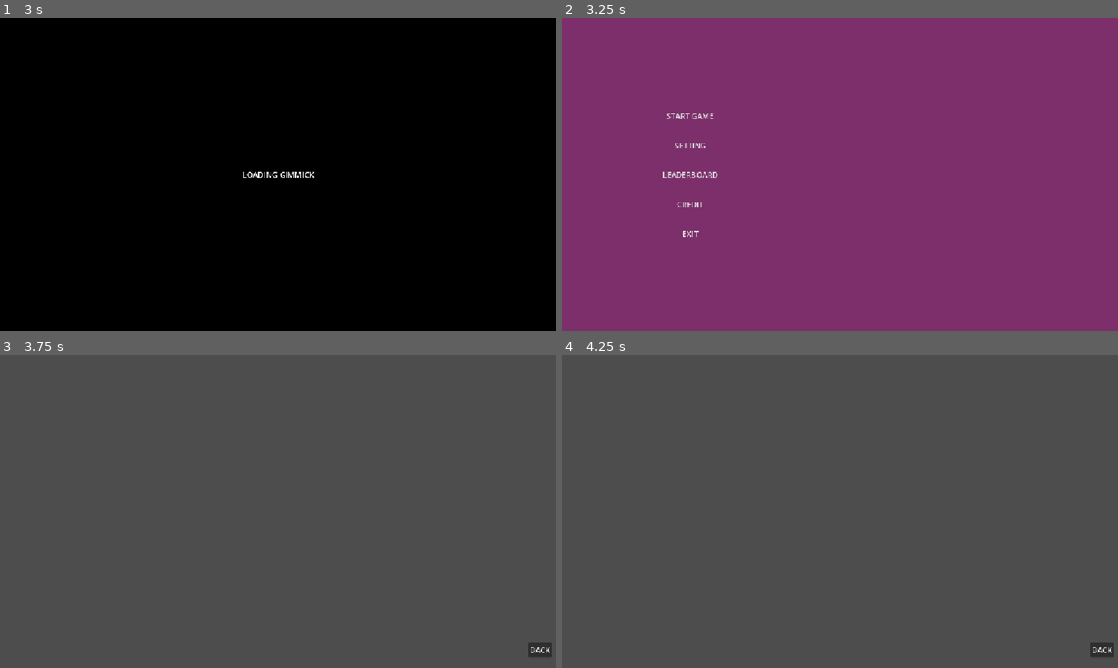
Above: before the commit, frames 1-4 (two rows, left to right).
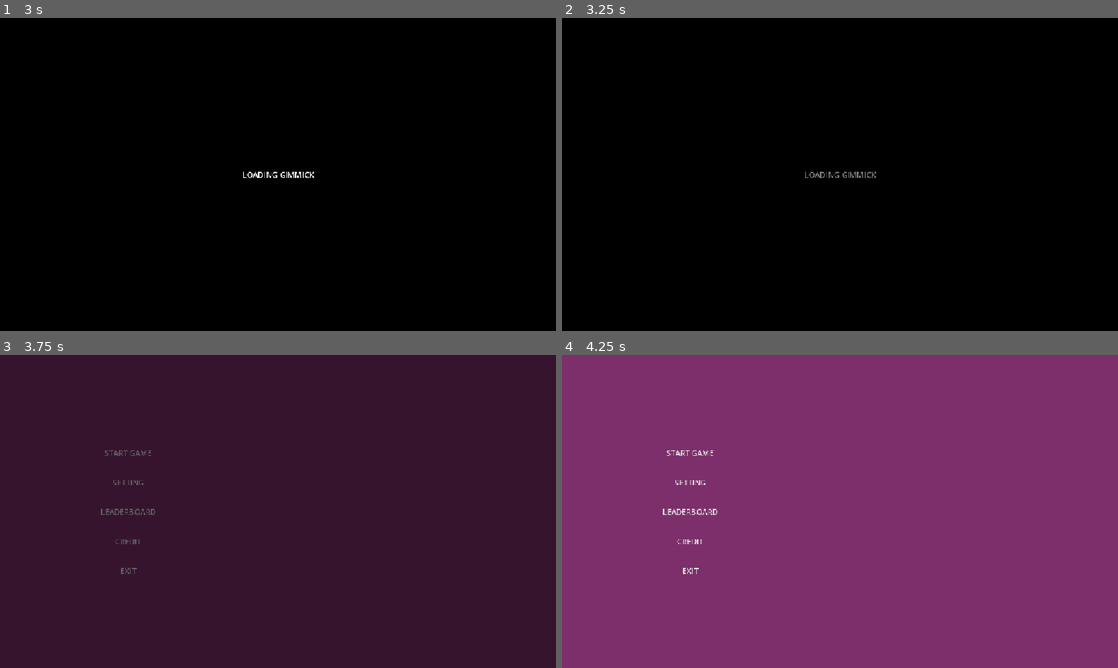
Above: after the commit, the same moments.

Repository: Askarrofi/uncrowned
Game: Godot game, scene res://Scenes/loading1.tscn
The game is run twice, just before and just after one commit, with the same random seed, the same clock (stepped at 60 frames per second) and the same inputs.
Inputs (mouse positions are in pixels of both pictures, inside the frame that each line leads up to):
- Up to frame 1 (3 s): tap Enter at 0.5, 2 s; move the mouse to (400, 158) at 0.52 s; hold Right (ui_right) 0.53-2.03 s; tap Q (Fire) at 0.6 s; tap W (up) at 0.77, 1.52 s; tap Space at 1.25, 2.75 s; move the mouse to (166, 190) at 1.27 s; tap Shift (dash) at 1.35 s; move the mouse to (333, 105) at 2.02 s; hold Left (ui_left) 2.03-2.78 s; click (333, 105) at 2.1 s; move the mouse to (250, 237) at 2.77 s; hold Right (ui_right) from 2.78 s (still down); right-click (250, 237) at 2.85 s
- Up to frame 2 (3.25 s): keep holding Right (ui_right); tap W (up) at 3.02 s
- Up to frame 3 (3.75 s): release Right (ui_right) at 3.5 s; click (127, 483) at 3.5 s, where only the run before the commit has a clickable "SETTING"
- Up to frame 4 (4.25 s): no input

Frame 1 is identical in both runs. In frame 2, 100% of the frame differs, in the area x 0-100%, y 0-100%; in frame 3, 100%; in frame 4, 100%.

Commit message:
Replace transition

Diff:
--- a/Scripts/loading_1.gd
+++ b/Scripts/loading_1.gd
@@ -2,4 +2,4 @@
 
 func _ready():
 	await get_tree().create_timer(3.0).timeout
-	SM.change_scene("res://Scenes/mainmenu.tscn")
+	FD.change_scene("res://Scenes/mainmenu.tscn")
--- a/Scripts/start.gd
+++ b/Scripts/start.gd
@@ -13,4 +13,4 @@
 	self.pressed.connect(_button_pressed)
 
 func _button_pressed():
-	SM.change_scene("res://Scenes/cutscene.tscn")
+	FD.change_scene("res://Scenes/cutscene.tscn")
